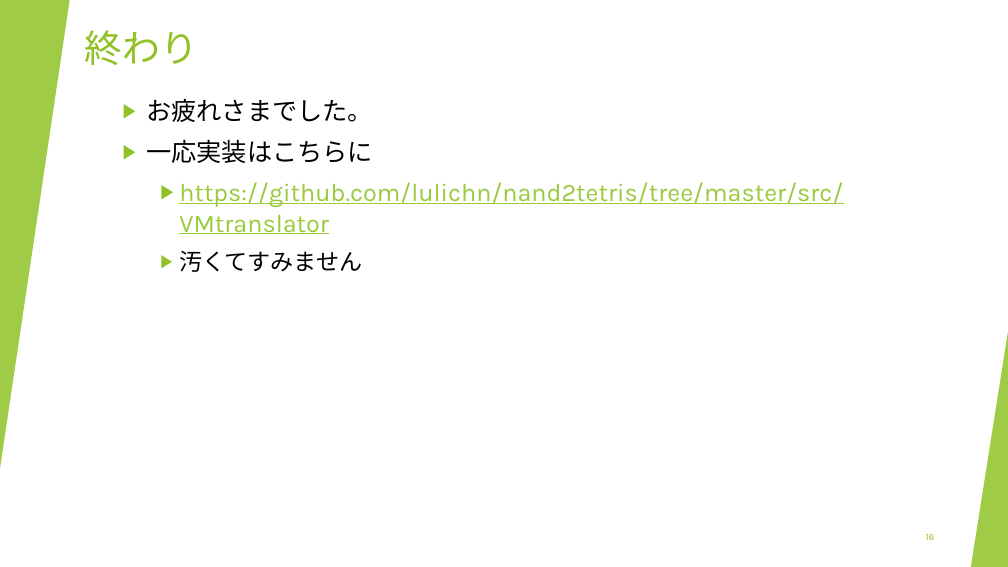
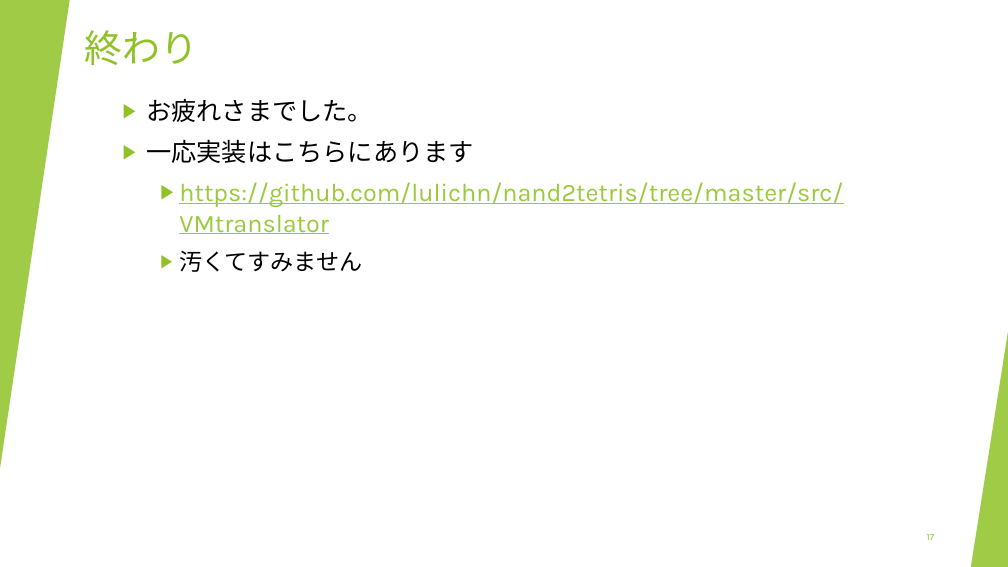
Before and after one commit to lulichn/slides.lulichn.net, a slide deck: slide 17 of slides/nand2tetris/07.pptx (slide 16 before the commit). Drawn at 1008x567 pixels with LibreOffice and Linux fonts; fonts in the diff are those of the drawing. Boxes give left, top, right and bottom in pixels: in the first picture for what was removed or moved away, otherwise in the second. Text is boxed around its words. In the diff, an @@ line names an element or a change of style, - is before the commit and + after.

```diff
--- a/slides/nand2tetris/07.pptx
+++ b/slides/nand2tetris/07.pptx
@@ text at (x1=146, y1=139, x2=474, y2=163): text changed @@
-  ▶ 一応実装はこちらに
+  ▶ 一応実装はこちらにあります
```
Also in this commit, not shown: 1 other slide changed, 1 slide added, 1 other file.
